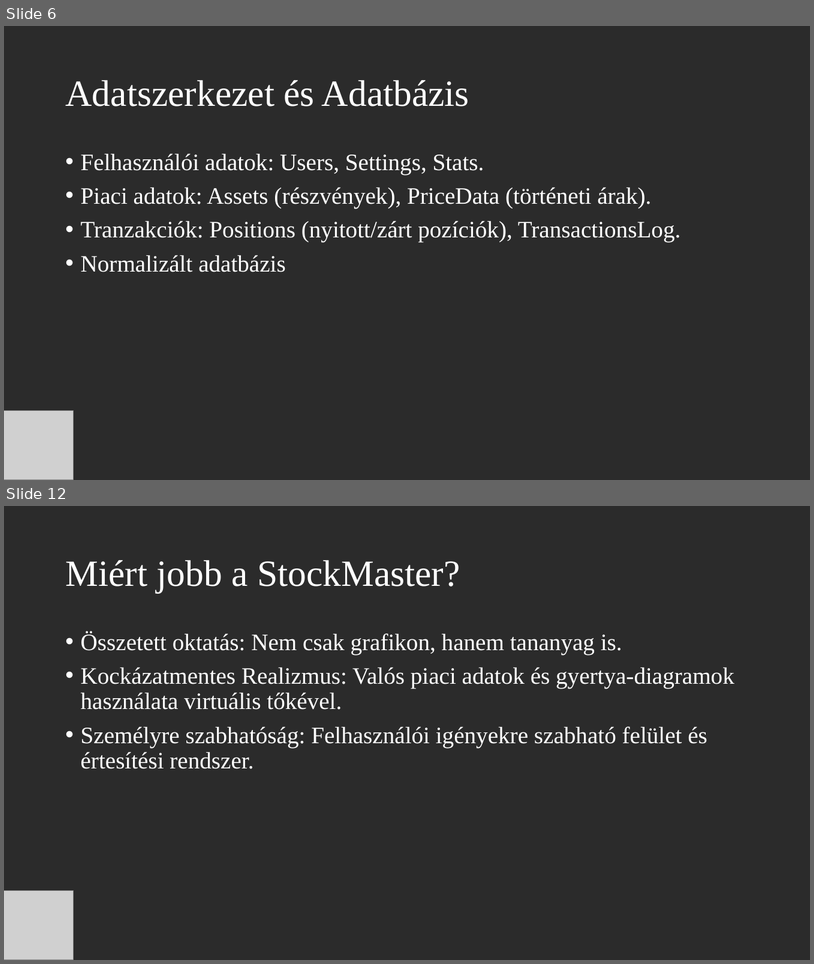
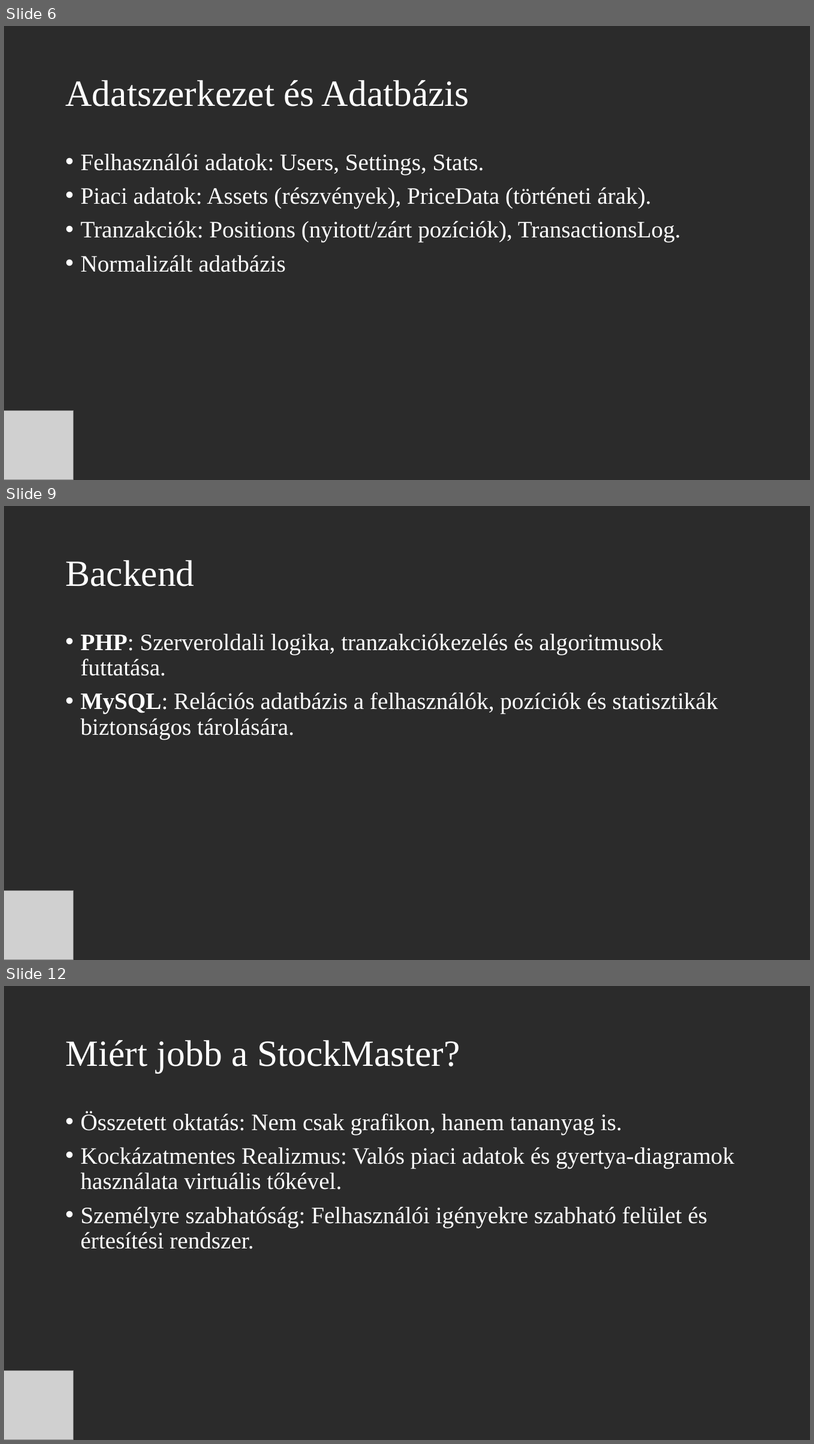
Before and after one commit to ZsigoRobert0/13_S2_3_vizsgaremek, a slide deck: Dokumentáció/StockMaster_Prezentacio.pptx. Shown one above the other, each under a label of ours: slides 6 and 12 before the commit, slides 6, 9 and 12 after it; the slides between them are not shown. The pictures are 814x964 and 814x1444 pixels, drawn with LibreOffice and Linux fonts; fonts in the diff are those of the drawing; grey boxes stand for pictures; background and template pictures are left out; a plain dark background stands for a picture behind light text. Boxes give left, top, right and bottom in pixels: in the first picture for what was removed or moved away, otherwise in the second. Text is boxed around its words. In the diff, an @@ line names an element or a change of style, - is before the commit and + after.

```diff
--- a/Dokumentáció/StockMaster_Prezentacio.pptx
+++ b/Dokumentáció/StockMaster_Prezentacio.pptx
@@ slide 9 added at <box>4,506,810,960</box>, background picture (left out) @@
@@ title added at <box>65,560,194,586</box>, 44 pt, text #FFFFFF @@
+Backend
@@ text added at <box>81,633,718,739</box>, 28 pt, text #FFFFFF @@
+• PHP: Szerveroldali logika, tranzakciókezelés és algoritmusok futtatása.
+• MySQL: Relációs adatbázis a felhasználók, pozíciók és statisztikák biztonságos tárolására.
@@ picture added at <box>4,891,73,960</box> @@
```
Also in this commit, not shown: 8 slides changed, 1 other slide added, 1 slide removed.
